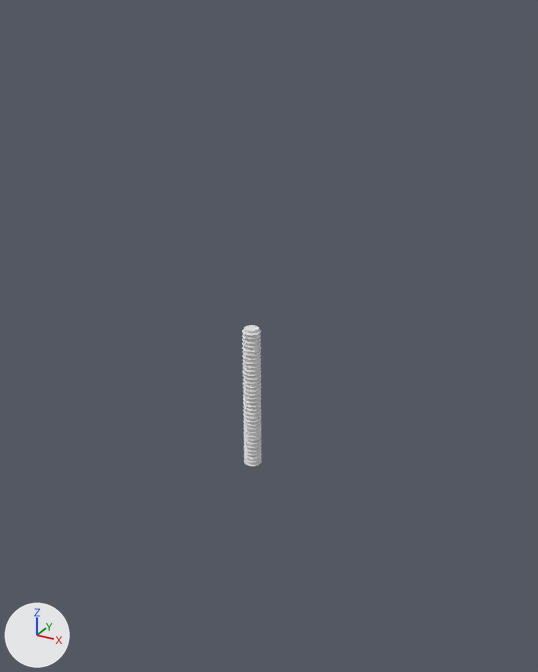
The Blender file isometric buildings/6/Cylinder.blend, before and after one commit.
Both versions are drawn from a camera (50 mm lens) standing at (12.8, -21.9, 16.6) and looking at (0.8, -0.1, 5.7). The lights are fixed; the arrows at lower left show +X, +Y and +Z.

The first picture shows 'Pipe_Stripes'.
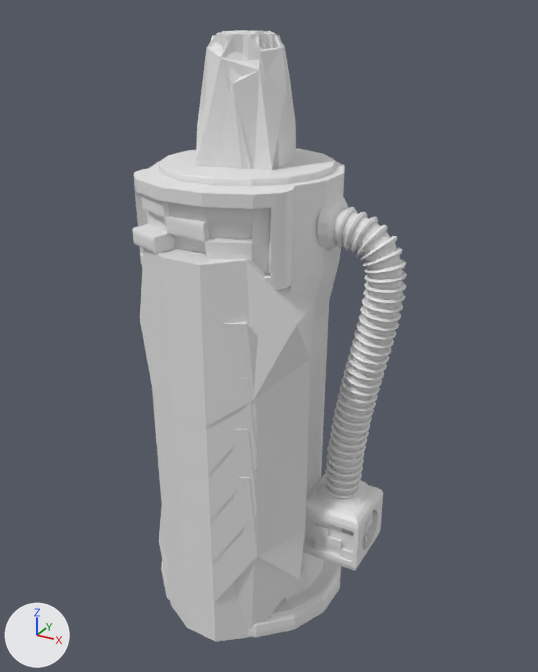
ob_beziercurve is not drawn itself; it is used by a modifier of ob_pipe_stripes.

Edits to the bpy script that builds the scene:
```text
Change me_circle:
    used by ob_pipe_stripes; location = (0.0, 0.0, 0.0); scale = (0.327, 0.327, 0.327)
    remove me_circle.from_pydata(...)  # 80 vertices, 66 faces; spans x -1.08..1.08, y -1.08..1.08, z 0.0..0.51
    add me_circle.from_pydata(...)  # 2800 vertices, 2310 faces; spans x -1.08..1.08, y -19.72..-15.71, z 7.67..24.64
    me_circle part 1: 2800 vertices added at x -1.08..1.08, y -19.72..-15.71, z 7.67..24.64
    me_circle part 2: 80 vertices removed from x -1.08..1.08, y -1.08..1.08, z 0.0..0.51
Change cu_beziercurve:
    where _sp = cu_beziercurve.splines.new('BEZIER'); _sp.bezier_points.add(1)
    remove _sp.bezier_points.foreach_set('co', [0.0, 0.0, 0.0, 5.8, 0.0, 0.0])
    remove _sp.bezier_points.foreach_set('handle_left', [-0.707, 0.0, 0.0, 4.8, 0.0, 0.0])
    remove _sp.bezier_points.foreach_set('handle_right', [0.707, 0.0, 0.0, 6.8, 0.0, 0.0])
    add _sp.bezier_points.foreach_set('co', [2.587, -6.104, 0.0, 7.699, -7.702, 0.0])
    add _sp.bezier_points.foreach_set('handle_left', [1.88, -6.111, 0.0, 8.354, -3.981, 0.0])
    add _sp.bezier_points.foreach_set('handle_right', [6.265, -6.068, 0.0, 7.53, -8.662, 0.0])
Change ob_pipe_stripes:
    add ob_pipe_stripes.parent = ob_cylinder
    add ob_pipe_stripes.matrix_parent_inverse = Matrix(((0.492, 0.0868, 0.0, 0.0192), (-0.0868, 0.492, 0.0, 0.0541), (0.0, 0.0, 0.172, -1.006), (0.0, 0.0, 0.0, 1.0)))
    ob_pipe_stripes.location: (0.0, 0.0, 0.0) -> (8.151, -0.145, 0.362)
    ob_pipe_stripes.rotation_euler: (0.0, 0.0, 0.0) -> (0.0, 0.0, -1.571)  # degrees (0, 0, 0) -> degrees (0, 0, -90)
    remove _m = ob_pipe_stripes.modifiers.new('Array', 'ARRAY')
    remove _m.count = 35
    remove _m.relative_offset_displace = (0.0, 0.0, 1.0)
    remove _m = ob_pipe_stripes.modifiers.new('Curve', 'CURVE')
    remove _m.object = ob_beziercurve
Change ob_beziercurve:
    ob_beziercurve.location: (0.0, 0.0, 0.0) -> (8.151, -0.145, 0.292)
    ob_beziercurve.rotation_euler: (0.0, -1.571, 0.0) -> (-1.571, -1.571, 0.0)  # degrees (0, -90, 0) -> degrees (-90, -90, 0)
Change ob_cylinder:
    remove ob_cylinder.hide_set(True)
    ob_cylinder.location: (0.0, 0.0, 5.83) -> (-0.02, -0.11, 5.83)
    ob_cylinder.rotation_euler: (0.0, 0.0, 0.0) -> (0.0, 0.0, 0.175)  # degrees (0, 0, 0) -> degrees (0, 0, 10)
    ob_cylinder.scale: (2.0, 2.0, 5.8) -> (3.84, 3.84, 11.1)
Change ob_cylinder_001:
    add ob_cylinder_001.parent = ob_cylinder
    add ob_cylinder_001.matrix_parent_inverse = Matrix(((0.492, 0.0868, 0.0, 0.0192), (-0.0868, 0.492, 0.0, 0.0541), (0.0, 0.0, 0.172, -1.006), (0.0, 0.0, 0.0, 1.0)))
    ob_cylinder_001.location: (0.0, 0.0, 5.833) -> (-0.019, -0.113, 5.833)
    ob_cylinder_001.rotation_euler: (0.0, 0.0, 0.0) -> (0.0, 0.0, 0.175)  # degrees (0, 0, 0) -> degrees (0, 0, 10)
    remove ob_cylinder_001.hide_set(True)
Change ob_cylinder_002:
    add ob_cylinder_002.parent = ob_cylinder
    add ob_cylinder_002.matrix_parent_inverse = Matrix(((0.492, 0.0868, 0.0, 0.0192), (-0.0868, 0.492, 0.0, 0.0541), (0.0, 0.0, 0.172, -1.006), (0.0, 0.0, 0.0, 1.0)))
    ob_cylinder_002.location: (-0.0885, -0.128, 5.833) -> (-0.0839, -0.254, 5.833)
    ob_cylinder_002.rotation_euler: (0.0, 0.0, 0.0309) -> (0.0, 0.0, 0.205)  # degrees (0, 0, 1.8) -> degrees (0, 0, 12)
    remove ob_cylinder_002.hide_set(True)
Add ob_pipe_stripes_004:
    ob_pipe_stripes_004 = bpy.data.objects.new('Pipe_Stripes.004', me_circle_004)  # 40 vertices, 0 faces, 32 loose edges; spans x -1.52..1.4, y -0.55..0.22, z -1.49..1.42; modifiers SKIN
    ob_pipe_stripes_004.parent = ob_cylinder
    ob_pipe_stripes_004.location = (2.049, -0.172, 2.738)
    ob_pipe_stripes_004.rotation_euler = (-1.487, 0.0367, -1.763)  # degrees (-85, 2.1, -101)
    ob_pipe_stripes_004.scale = (0.327, 0.327, 0.327)
Add ob_pipe_stripes_003:
    ob_pipe_stripes_003 = bpy.data.objects.new('Pipe_Stripes.003', me_circle_003)  # 80 vertices, 66 faces; spans x -1.64..1.52, y -0.55..0.23, z -1.61..1.54
    ob_pipe_stripes_003.parent = ob_cylinder
    ob_pipe_stripes_003.location = (2.049, -0.172, 2.738)
    ob_pipe_stripes_003.rotation_euler = (-1.487, 0.0367, -1.763)  # degrees (-85, 2.1, -101)
    ob_pipe_stripes_003.scale = (0.327, 0.327, 0.327)
Add ob_pipe_stripes_001:
    ob_pipe_stripes_001 = bpy.data.objects.new('Pipe_Stripes.001', me_circle_003.copy())
    ob_pipe_stripes_001.parent = ob_cylinder
    ob_pipe_stripes_001.location = (1.654, -0.172, 8.14)
    ob_pipe_stripes_001.rotation_euler = (0.0913, -2.949, 1.533)  # degrees (5.2, -169, 88)
    ob_pipe_stripes_001.scale = (0.327, 0.327, 0.327)
Add ob_cube_002:
    ob_cube_002 = bpy.data.objects.new('Cube.002', me_cube_002)  # 60 vertices, 32 faces; spans x -1.69..0.14, y -0.14..0.14, z -0.14..0.14
    ob_cube_002.parent = ob_cylinder
    ob_cube_002.location = (2.634, -0.149, 2.126)
    ob_cube_002.scale = (0.32, 0.32, 0.32)
Add ob_cube_001:
    ob_cube_001 = bpy.data.objects.new('Cube.001', me_cube_001)  # 243 vertices, 232 faces; spans x 0.0..0.136, y -0.545..0.545, z -0.549..0.549
    ob_cube_001.parent = ob_cylinder
    ob_cube_001.location = (2.557, -0.149, 2.126)
    ob_cube_001.scale = (0.641, 0.641, 0.641)
Add ob_cube:
    ob_cube = bpy.data.objects.new('Cube', me_cube)  # 256 vertices, 239 faces; spans x -1.0..1.0, y -1.0..1.0, z -1.0..1.0
    ob_cube.parent = ob_cylinder
    ob_cube.location = (2.036, -0.149, 2.126)
    ob_cube.scale = (0.641, 0.641, 0.641)
```

What differs and where, as boxes (x1, y1, x2, y2) in the pictures (538 x 672 px):
'Cylinder.002', shown: after (140, 248, 315, 642)
'Cylinder', shown: after (133, 149, 345, 637)
'Pipe_Stripes', reshaped, moved, turned, rescaled, modifiers changed: before (242, 325, 262, 466); after (324, 207, 407, 499)
'Cylinder.001', shown: after (196, 30, 296, 170)
'Cube', added: after (303, 473, 383, 571)
'Pipe_Stripes.001', added: after (317, 191, 348, 251)
'Pipe_Stripes.003', added: after (317, 482, 366, 508)
'Cube.001', added: after (362, 513, 373, 546)
'Pipe_Stripes.004', added: after (360, 481, 369, 489)
part 1 of me_circle, added: after (324, 207, 407, 499)
part 2 of me_circle, deleted: before (242, 325, 262, 466)
